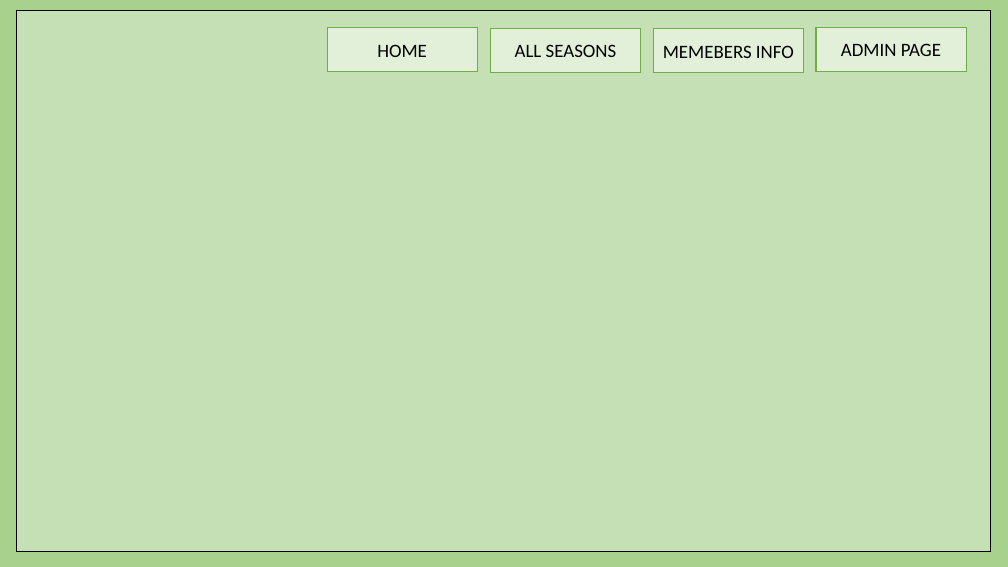
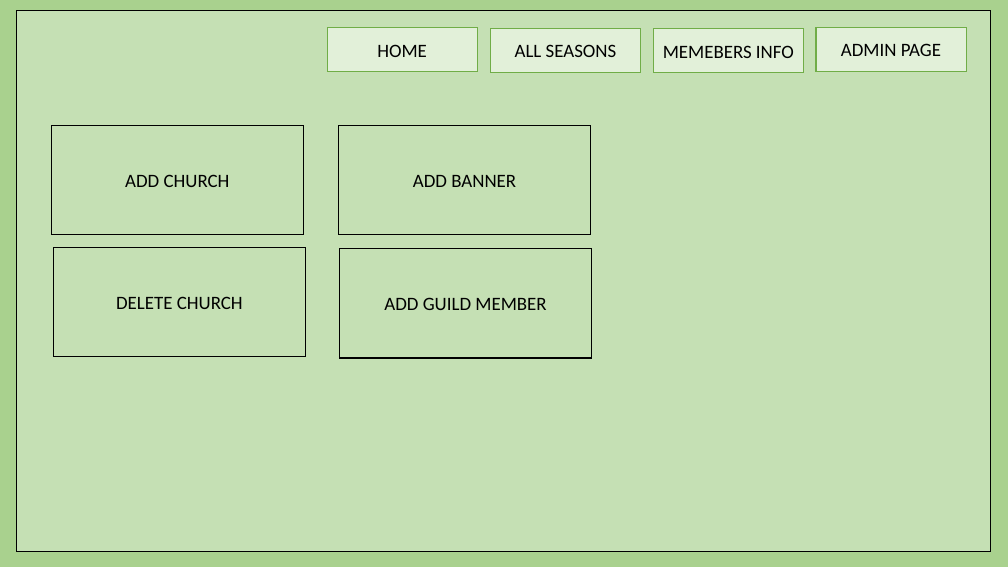
Before and after one commit to harishvavilala/Betterhappo, a slide deck: slide 13 of Powerpoints/BannerManagment.pptx. Drawn at 1008x567 pixels with LibreOffice and Linux fonts; fonts in the diff are those of the drawing. Boxes give left, top, right and bottom in pixels: in the first picture for what was removed or moved away, otherwise in the second. Text is boxed around its words. In the diff, an @@ line names an element or a change of style, - is before the commit and + after.

```diff
--- a/Powerpoints/BannerManagment.pptx
+++ b/Powerpoints/BannerManagment.pptx
@@ rectangle added at bbox=[51, 126, 304, 235], fill #C5E0B4, outline #000000 1 pt, 18 pt, text #000000 @@
+ADD CHURCH
@@ rectangle added at bbox=[339, 126, 591, 235], fill #C5E0B4, outline #000000 1 pt, 18 pt, text #000000 @@
+ADD BANNER
@@ rectangle added at bbox=[54, 247, 306, 357], fill #C5E0B4, outline #000000 1 pt, 18 pt, text #000000 @@
+DELETE CHURCH
@@ rectangle added at bbox=[340, 249, 592, 358], fill #C5E0B4, outline #000000 1 pt, 18 pt, text #000000 @@
+ADD GUILD MEMBER
```
Also in this commit, not shown: 1 other slide changed.
